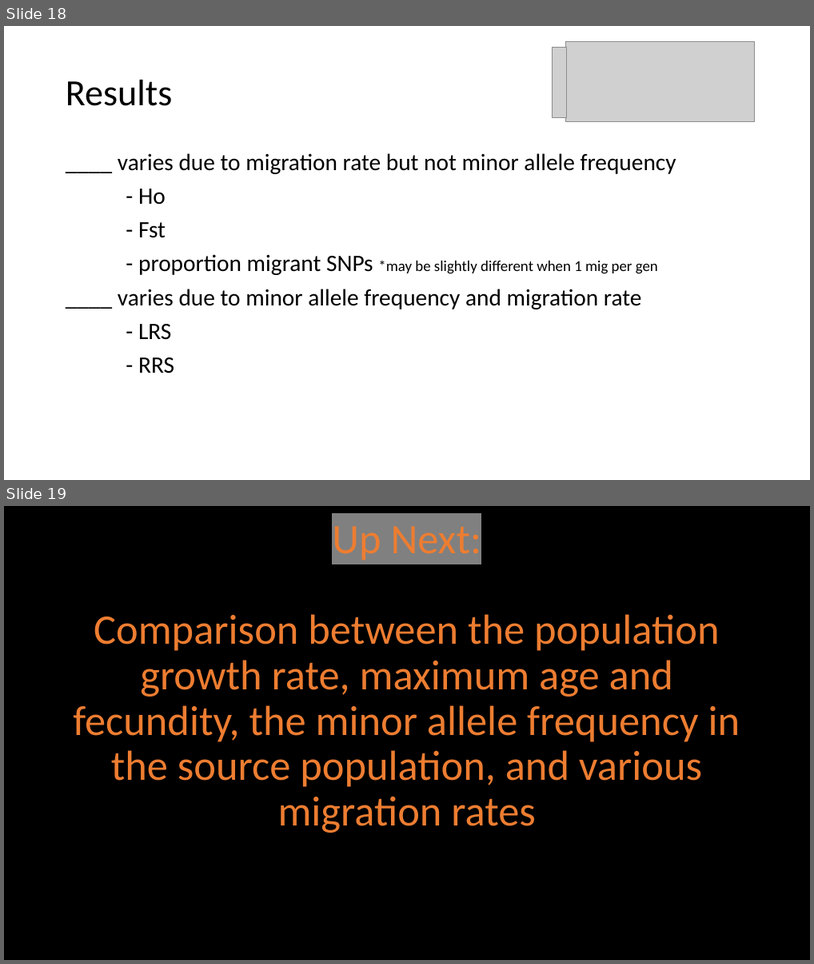
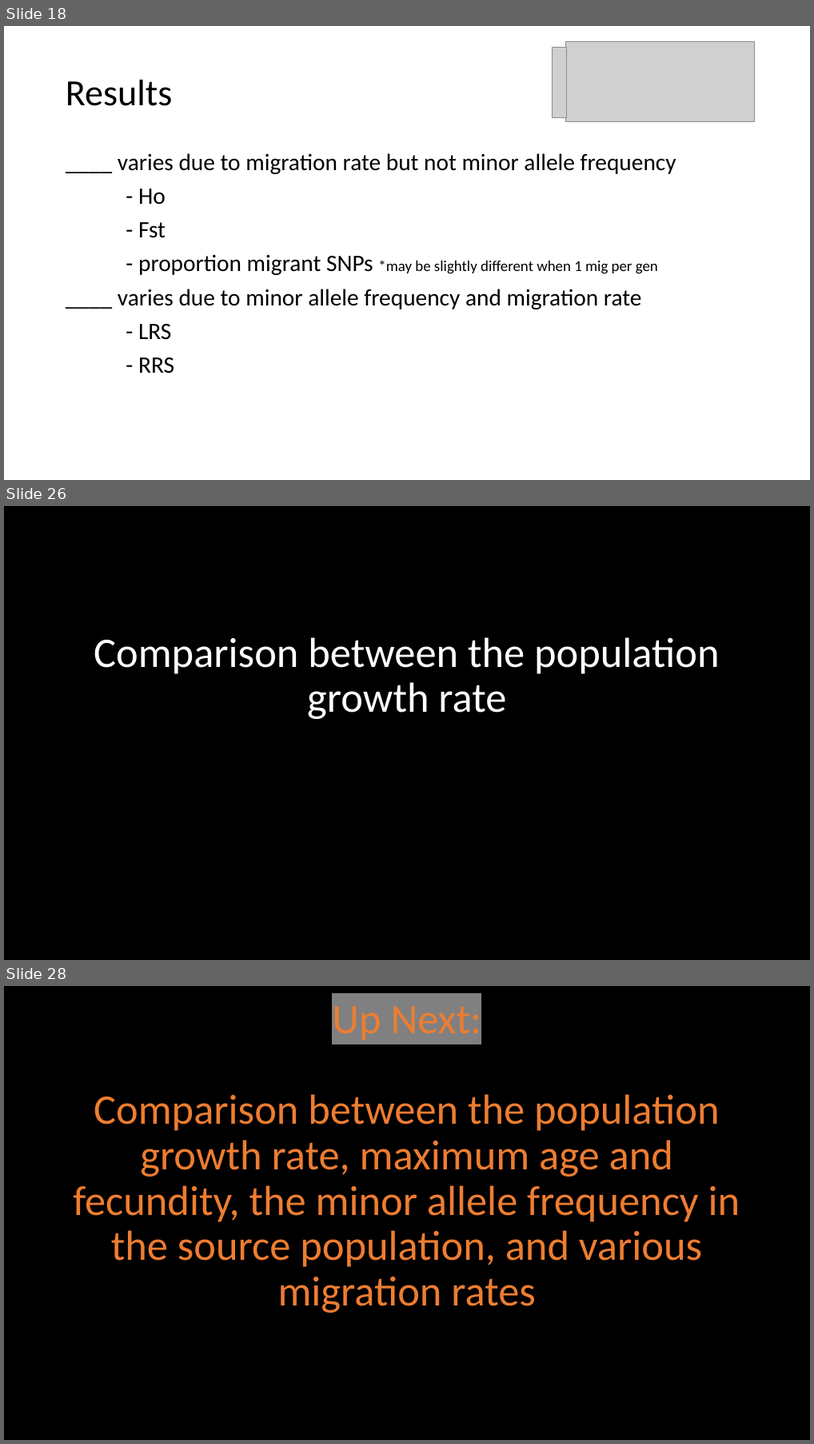
Before and after one commit to ginalamka/ComplexModel_ABM, a slide deck: Output_local/holding/figs/Figs_1.13.23.pptx. Shown one above the other, each under a label of ours: slides 18 and 19 before the commit, slides 18, 26 and 28 after it; the slides between them are not shown. The pictures are 814x964 and 814x1444 pixels, drawn with LibreOffice and Linux fonts; fonts in the diff are those of the drawing; grey boxes stand for pictures. Boxes give left, top, right and bottom in pixels: in the first picture for what was removed or moved away, otherwise in the second. Text is boxed around its words. In the diff, an @@ line names an element or a change of style, - is before the commit and + after.

```diff
--- a/Output_local/holding/figs/Figs_1.13.23.pptx
+++ b/Output_local/holding/figs/Figs_1.13.23.pptx
@@ slide 26 added at bbox=[4, 506, 810, 960], background #000000 @@
@@ text added at bbox=[94, 637, 720, 719], 50 pt, text #FFFFFF @@
+Comparison between the population growth rate
@@ what was slide 19 is now slide 28 @@
```
Also in this commit, not shown: 2 slides changed, 8 other slides added, 16 other files.
